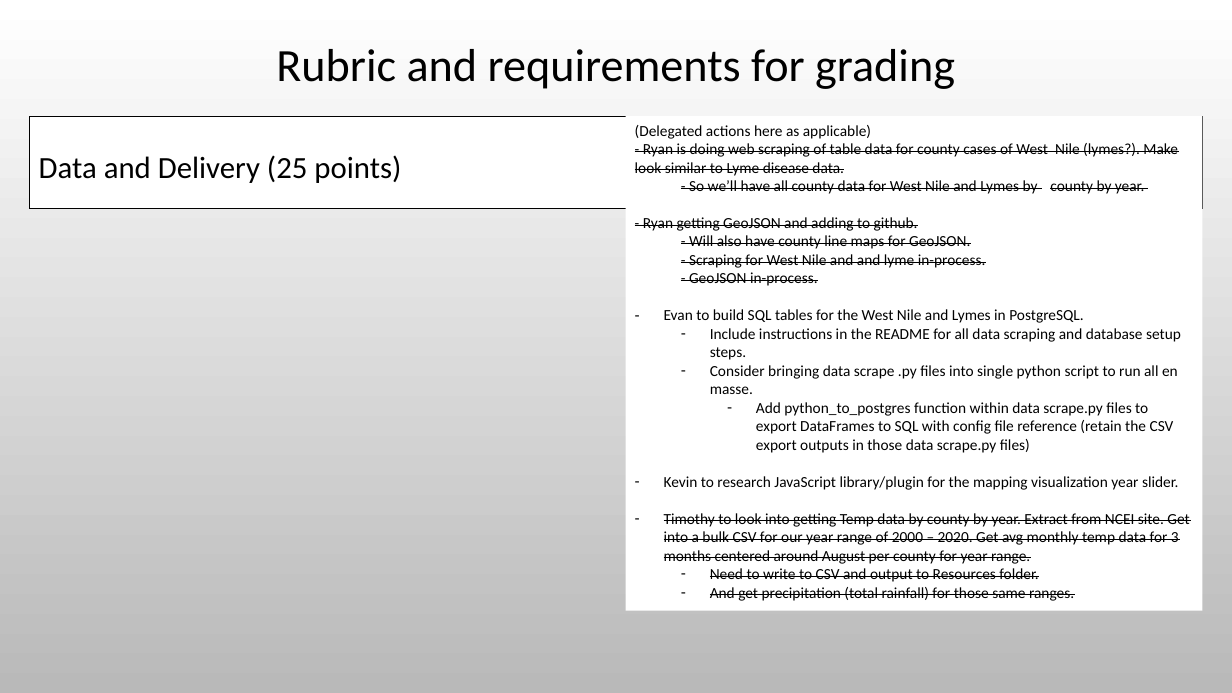
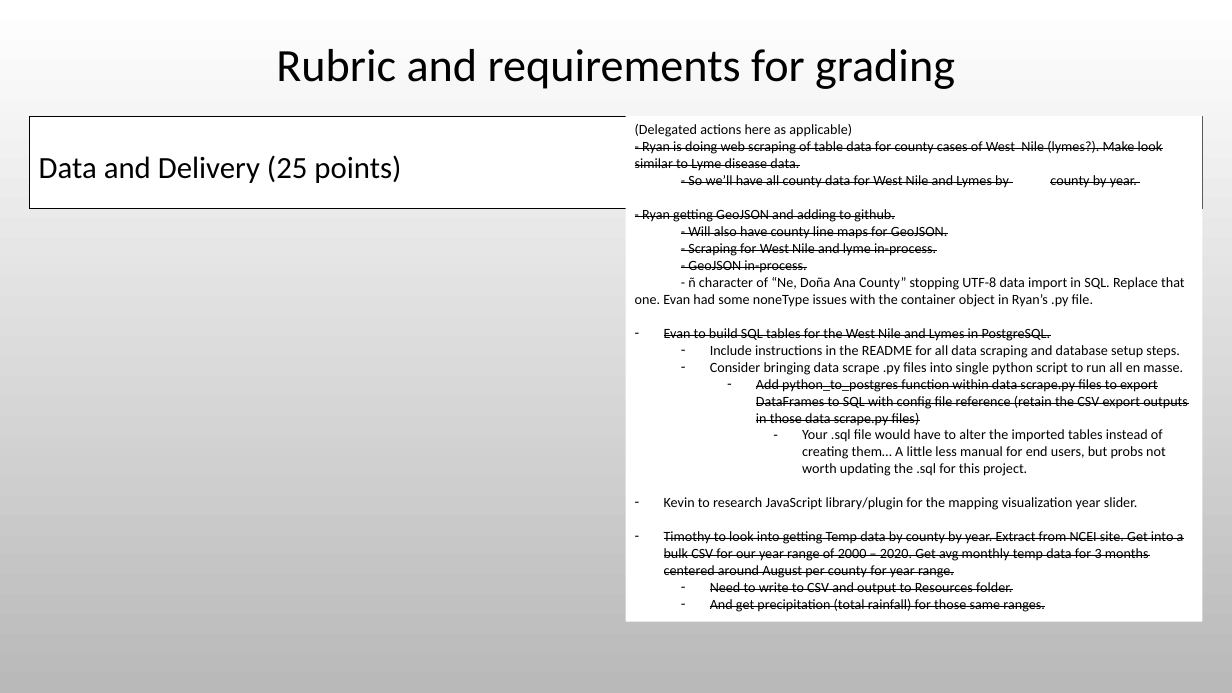
Before and after one commit to Evdawg/Project_3_Mosquito-borne_Diseases, a slide deck: slide 5 of Project_3_outline.pptx. Drawn at 1232x693 pixels with LibreOffice and Linux fonts; fonts in the diff are those of the drawing; background and template pictures are left out. Boxes give left, top, right and bottom in pixels: in the first picture for what was removed or moved away, otherwise in the second. Text is boxed around its words. In the diff, an @@ line names an element or a change of style, - is before the commit and + after.

Commit message:
ERS: Adding postgreSQL setup file and instructions. Manually cleaned LD-Case-Counts-by-County-01-20.csv for data import issue.

```diff
--- a/Project_3_outline.pptx
+++ b/Project_3_outline.pptx
@@ rectangle "(Delegated actions here as applicable)": place and size @@
-rectangle "(Delegated actions here as applicable)" at (626, 116, 1202, 611)
+rectangle "(Delegated actions here as applicable)" at (626, 116, 1202, 622)
@@ text in rectangle at (635, 124, 1188, 612): size 12 to 11 pt in "(Delegated actions here as applicable)", "- Ryan is doing web scraping of ...", "- So we’ll have all county data ...", "- Ryan getting GeoJSON and adding to ..." and 10 more places; strikethrough on in "Evan to build SQL tables for the ...", "Add python_to_postgres function within data scrape.py files ..." @@
@@ text in rectangle at (688, 243, 936, 256): text changed; size 12 to 11 pt @@
-- Scraping for West Nile and and lyme in-process.
+- Scraping for West Nile and lyme in-process.
@@ text in rectangle at (635, 277, 1185, 307): paragraph added @@
+- ñ character of “Ne, Doña Ana County” stopping UTF-8 data import in SQL. Replace that one. Evan had some noneType issues with the container object in Ryan’s .py file.
@@ text in rectangle at (802, 429, 1166, 476): paragraph added @@
+      – Your .sql file would have to alter the imported tables instead of creating them… A little less manual for end users, but probs not worth updating the .sql for this project.
```
Also in this commit, not shown: 5 other files.
